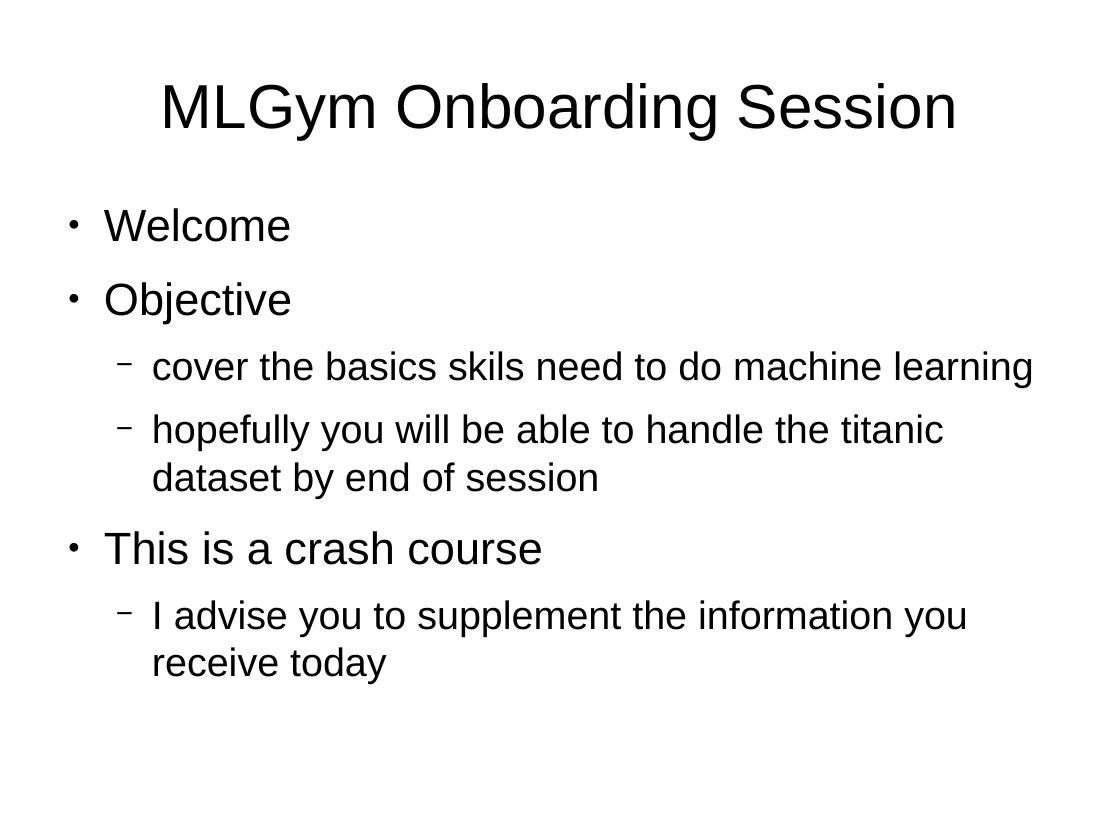
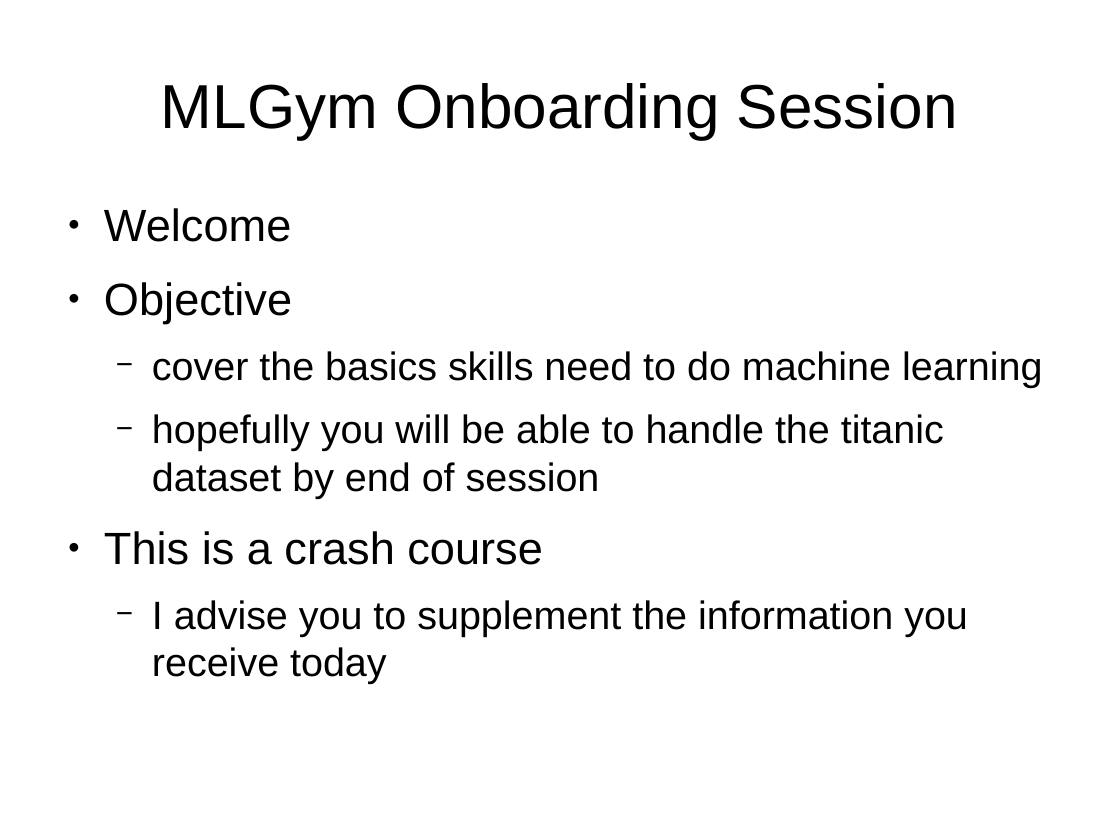
Before and after one commit to ashleysmart/mlgym, a slide deck: slide 1 of tuts/MLGym_Onboarding.odp. Drawn at 1120x840 pixels with LibreOffice and Linux fonts; fonts in the diff are those of the drawing. Boxes give left, top, right and bottom in pixels: in the first picture for what was removed or moved away, otherwise in the second. Text is boxed around its words. In the diff, an @@ line names an element or a change of style, - is before the commit and + after.

```diff
--- a/tuts/MLGym_Onboarding.odp
+++ b/tuts/MLGym_Onboarding.odp
@@ text at [152,351,1042,388]: text changed @@
-  − cover the basics skils need to do machine learning
+  − cover the basics skills need to do machine learning
```
Also in this commit, not shown: 4 other slides changed, 3 other files.
